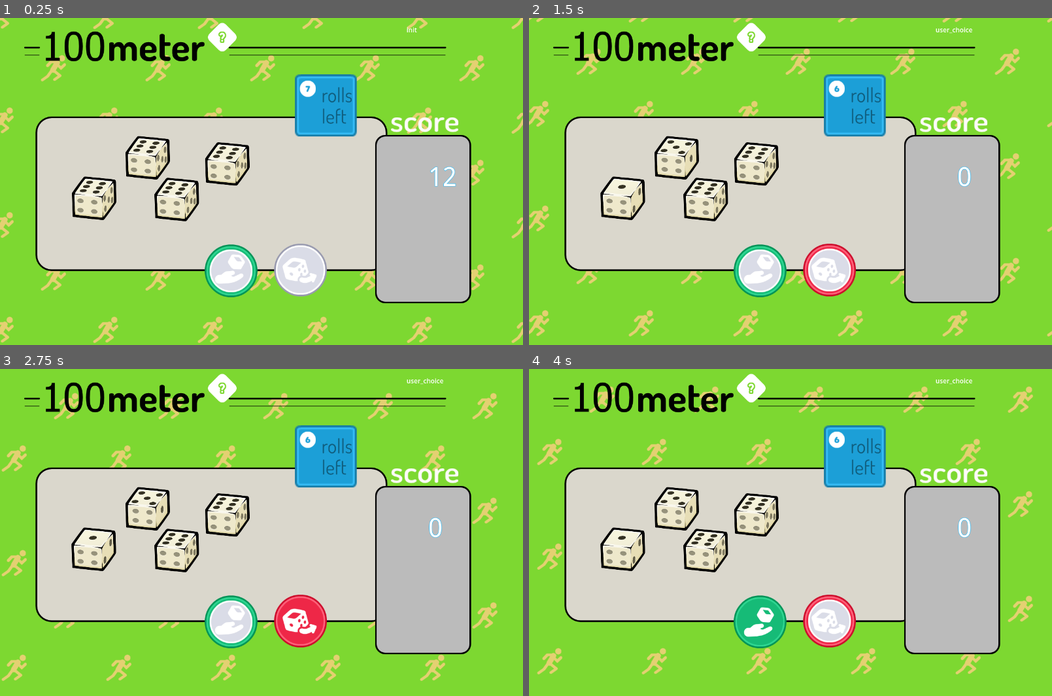
Above: before the commit, frames 1-4 (two rows, left to right).
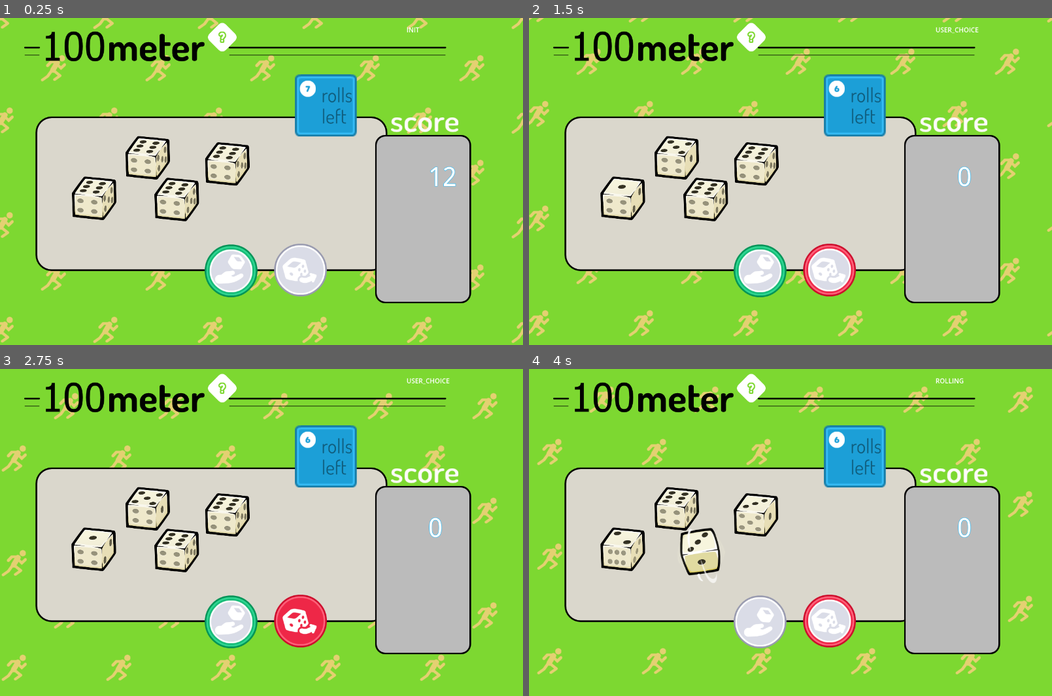
Above: after the commit, the same moments.

Repository: bytezen/diceathalon-sketchbook
Game: Godot game, scene res://scenes/LongJump.tscn
The game is run twice, just before and just after one commit, with the same random seed, the same clock (stepped at 60 frames per second) and the same inputs. The project has no main scene, so this scene is started directly.
Inputs (mouse positions are in pixels of both pictures, inside the frame that each line leads up to):
- Up to frame 1 (0.25 s): no input
- Up to frame 2 (1.5 s): click (759, 269) at 0.5 s; click (748, 37) at 1.25 s
- Up to frame 3 (2.75 s): click (298, 620) at 2 s
- Up to frame 4 (4 s): click (748, 388) at 2.75 s; click (759, 620) at 3.5 s

The runs differ from the first frame. In frame 1, less than 0.1% of the frame differs, in the area x 77-81%, y 2-5%; in frame 2, less than 0.1%; in frame 3, less than 0.1%; in frame 4, 2.6%, in the area x 13-85%, y 2-86%.

Commit message:
state transitions

Diff:
--- a/scenes/Die/die.gd
+++ b/scenes/Die/die.gd
@@ -24,7 +24,7 @@
 	#roll_die()
 
 # Called every frame. 'delta' is the elapsed time since the previous frame.
-func _process(delta: float) -> void:
+func _process(_delta: float) -> void:
 	pass
 	#if Input.is_action_pressed("left_mouse"):
 		#if not roll_animation.is_playing():
--- a/scenes/long_jump.gd
+++ b/scenes/long_jump.gd
@@ -1,13 +1,14 @@
 extends Control
 
-enum State {INIT,IDLE, ROLLING, USER_CHOICE}
+enum State {INIT,IDLE, ROLLING, USER_CHOICE, LAST_ROLL,END}
+
 var current_state:State = State.INIT
+var previous_state:State = State.INIT
+
 var dice : Array[Die] = []
-var _throws := 0
 var _die_rolling_count := 0
 var _score := 0
-var _roll1_score := 0
-var _roll2_score := 0
+
 
 # Called when the node enters the scene tree for the first time.
 func _ready() -> void:
@@ -18,11 +19,12 @@
 
 	%RollButton.pressed.connect(on_roll_button_pressed)
 	%ScoreButton.pressed.connect(on_score_button_pressed)
+	%RollCounter.oops_animation_stopped.connect(on_roll_counter_oops_animation_stopped)
 
 
 
 # Called every frame. 'delta' is the elapsed time since the previous frame.
-func _process(delta: float) -> void:
+func _process(_delta: float) -> void:
 	# For Debug output
 	%DebugState.text = _state_string()
 
@@ -39,22 +41,31 @@
 
 	elif current_state == State.USER_CHOICE:
 		%ScoreButton.disabled = false
-		%RollButton.disabled = false
 
+		if %RollCounter.remaining_throws == 0:
+			%RollButton.disabled = true
+		else:
+			%RollButton.disabled = false
 
-func _state_string() -> String:
-	return ["init","idle","rolling","user_choice"][current_state]
+	elif current_state == State.LAST_ROLL:
+		%RollCounter.animate_oops()
+		_roll_dice()
+		pass
+
+func _roll_dice() -> void:
+	if current_state == State.ROLLING:
+		return
+
+	_die_rolling_count = 4
+	for d in dice:
+		d.roll_die()
+	%RollButton.disabled = true
+	_change_state(State.ROLLING)
 
 func on_roll_button_pressed() -> void:
 	if %RollButton.disabled:
 		return
-	# roll all of the dice for now
-	if current_state == State.INIT:
-		# all the dice are active
-		_die_rolling_count = 4
-		for d in dice:
-			d.roll_die()
-		%RollButton.disabled = true
+	_roll_dice()
 
 func on_score_button_pressed() -> void:
 	if %ScoreButton.disabled:
@@ -64,15 +75,36 @@
 func on_die_animation_stopped() -> void:
 	_die_rolling_count -= 1
 
-	if current_state == State.INIT:
-		if _die_rolling_count == 0:
-			%ScoreButton.disabled = false
-			%RollButton.disabled = false
-			%RollCounter.remaining_throws -= 1
-			_total_dice()
-			%ScoreValue.text = str(_score)
-			current_state = State.USER_CHOICE
-	pass
+	# keep track of all of the dice that are rolling
+	# TODO: Move the management of dice rolling into a component
+	# this into a component with signals
+	if _die_rolling_count != 0:
+		return
+
+	%RollCounter.remaining_throws -= 1
+	var _throws:int =  %RollCounter.remaining_throws
+
+	if previous_state == State.INIT:
+		%ScoreButton.disabled = false
+		%RollButton.disabled = false
+
+		_total_dice()
+		%ScoreValue.text = str(_score)
+		_change_state(State.USER_CHOICE)
+
+	elif previous_state == State.USER_CHOICE:
+		# see if we have any more throws left
+		if _throws > 1:
+			_change_state(State.USER_CHOICE)
+		else:
+			_change_state(State.LAST_ROLL)
+
+	elif current_state	== State.LAST_ROLL:
+		# save the score and then transition to the end screen
+		pass
+
+func on_roll_counter_oops_animation_stopped() -> void:
+	_change_state(State.END)
 
 func _total_dice() -> void:
 	var _tot := 0
@@ -82,3 +114,10 @@
 		else:
 			_tot += d.value
 	_score += max(0,_tot)
+
+func _change_state(next_state:State) -> void:
+	previous_state = current_state
+	current_state = next_state
+
+func _state_string() -> String:
+	return ["INIT","IDLE","ROLLING","USER_CHOICE","LAST_ROLL","END"][current_state]
--- a/scenes/roll_counter.gd
+++ b/scenes/roll_counter.gd
@@ -4,12 +4,19 @@
 @onready var number_tag: Sprite2D = $NumberTag
 
 var _remaining_throws : int
+signal oops_animation_stopped
 
 @export_range(0,7) var remaining_throws:int = 7:
 	set(val):
-		_remaining_throws = val - 1
+		remaining_throws = val
 		if number_tag:
-			number_tag.frame = _remaining_throws
+			number_tag.frame = val
+	#get():
+		#return remaining_throws
+
+func animate_oops() -> void:
+	%Ooops.visible = true
 
 func _ready() -> void:
-	number_tag.frame = _remaining_throws
+	number_tag.frame = remaining_throws
+	%Ooops.visible = false
--- a/scenes/roll_counter.tscn
+++ b/scenes/roll_counter.tscn
@@ -1,14 +1,15 @@
-[gd_scene load_steps=4 format=3 uid="uid://bwxojfrn4p5p3"]
+[gd_scene load_steps=5 format=3 uid="uid://bwxojfrn4p5p3"]
 
 [ext_resource type="Script" path="res://scenes/roll_counter.gd" id="1_ovu3m"]
 [ext_resource type="Texture2D" uid="uid://dpb88cqdavs66" path="res://assets/frames/roll_left_bg.png" id="1_wj8x2"]
 [ext_resource type="Texture2D" uid="uid://1nf40dq022ld" path="res://assets/icons/number_tag_sheet.png" id="3_y8itq"]
+[ext_resource type="Texture2D" uid="uid://camfalienqfo6" path="res://assets/icons/oops.png" id="4_cpasn"]
 
 [node name="RollCounter" type="Node2D"]
 script = ExtResource("1_ovu3m")
-remaining_throws = 4
+remaining_throws = 3
 
-[node name="TextureRect" type="TextureRect" parent="."]
+[node name="Background" type="TextureRect" parent="."]
 offset_right = 40.0
 offset_bottom = 40.0
 texture = ExtResource("1_wj8x2")
@@ -17,4 +18,13 @@
 position = Vector2(31, 35)
 scale = Vector2(0.7, 0.7)
 texture = ExtResource("3_y8itq")
-hframes = 10
+hframes = 11
+frame = 10
+
+[node name="Ooops" type="TextureRect" parent="."]
+unique_name_in_owner = true
+offset_left = -144.0
+offset_top = -7.0
+offset_right = 1.0
+offset_bottom = 142.0
+texture = ExtResource("4_cpasn")
Binary file changed: assets/icons/number_tag_sheet.png
Binary file added: assets/icons/oops.png
Not shown, added: assets/icons/oops.png.import
